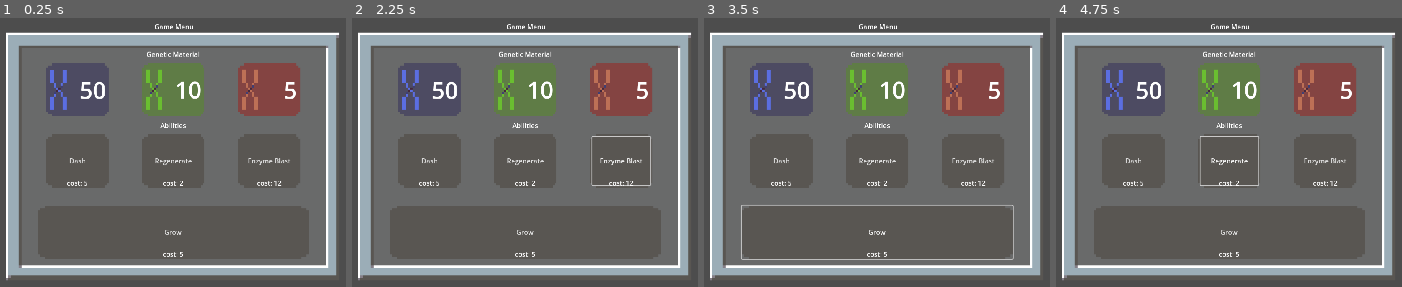
Above: before the commit, frames 1-4 (left to right).
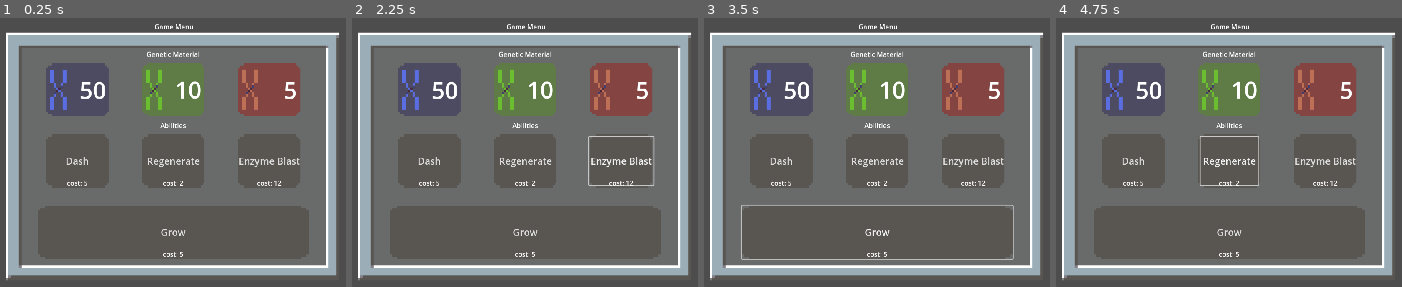
Above: after the commit, the same moments.

Repository: Ethan-D-S/primordial
Game: Godot game, scene res://prototype/gameUI.tscn
The game is run twice, just before and just after one commit, with the same random seed, the same clock (stepped at 60 frames per second) and the same inputs. This scene is started directly instead of the project's main scene. The engine's default icon, where the game draws it, is replaced by a stand-in: a white triangle on a blue panel in a dark square.
Inputs:
- Up to frame 1 (0.25 s): no input
- Up to frame 2 (2.25 s): click "Dash" at 0.5 s; click "Regenerate" at 1.25 s; click "Enzyme Blast" at 2 s
- Up to frame 3 (3.5 s): click "Grow" at 2.75 s
- Up to frame 4 (4.75 s): click "Dash" at 3.5 s; click "Regenerate" at 4.25 s

The runs differ from the first frame. In frame 1, 0.7% of the frame differs, in the area x 19-87%, y 51-82%; in frame 2, 0.9%, in the area x 19-88%, y 43-82%; in frame 3, 0.7%; in frame 4, 0.7%.

Commit message:
stripped fluff from game manager

Diff:
--- a/creatures/player/player.gd
+++ b/creatures/player/player.gd
@@ -58,7 +58,7 @@
 			emit_signal("state_changed", value)
 
 func _ready():
-	GameManager.restore_player_state(self)
+
 	# in future: spawn at marker
 	# set position to center
 	global_position = spawn_position
@@ -123,7 +123,7 @@
 	emit_signal("grew")
 
 func die() -> void:
-	GameManager.player_dies(self, false)
+	GameManager.player_dies(self)
 
 # TODO: functionalize with can_eat, better grouping, creature data
 func _on_touch_area_entered(area: Area2D) -> void:
--- a/managers/game_manager.gd
+++ b/managers/game_manager.gd
@@ -4,8 +4,24 @@
 var player_mass: float = 1.0
 var player_energy: int = 2
 var player_stored_energy: int = 0
-var player_algae_gm: float = 0.0
-var player_wanderer_gm: float = 0.0
+
+var gm := {
+	# green
+	"algae": 0,
+	# blue
+	"wanderer": 0,
+	# red
+	"spitter": 0,
+}
+
+var abilities := {
+	"dash": {"unlocked": false, "cost_type": "wanderer", "cost": 5},
+	"regen": {"unlocked": false, "cost_type": "algae", "cost": 10},
+	"enzyme": {"unlocked": false, "cost_type": "spitter", "cost": 5},
+}
+
+var grow_cost := 5
+var grow_cost_mult := 1.5
 
 # biome
 var current_biome: String = "tide_pool"
@@ -21,24 +37,8 @@
 	current_biome = biome_key
 	get_tree().change_scene_to_file(LEVELS[biome_key])
 
-# save player state : use when exiting levels, or on death
-func save_player_state(player: CharacterBody2D) -> void:
-	player_mass = player.mass
-	player_energy = player.energy
-	player_stored_energy = player.stored_energy
-	player_algae_gm = player.algaeGM
-	player_wanderer_gm = player.wandererGM
 
-# restore player state : use when player is loaded
-func restore_player_state(player: CharacterBody2D) -> void:
-	player.mass = player_mass
-	player.energy = player_energy
-	player.stored_energy = player_stored_energy
-	player.algaeGM = player_algae_gm
-	player.wandererGM = player_wanderer_gm
 
-func player_dies(player: CharacterBody2D, save: bool = false) -> void:
-	if save:
-		save_player_state(player)
+func player_dies(player: CharacterBody2D) -> void:
 	# load game over screen?
 	go_to_biome(current_biome)
--- a/prototype/gameUI.tscn
+++ b/prototype/gameUI.tscn
@@ -26,7 +26,7 @@
 atlas = ExtResource("1_6d2cr")
 region = Rect2(152.964, 85.9428, 109.045, 22.0633)
 
-[node name="Control" type="Control"]
+[node name="GameMenuUI" type="Control"]
 layout_mode = 3
 anchors_preset = 15
 anchor_right = 1.0
@@ -34,7 +34,7 @@
 grow_horizontal = 2
 grow_vertical = 2
 
-[node name="TextureRect" type="TextureRect" parent="."]
+[node name="MenuBackground" type="TextureRect" parent="."]
 layout_mode = 1
 anchors_preset = 8
 anchor_left = 0.5
@@ -49,7 +49,7 @@
 grow_vertical = 2
 texture = SubResource("AtlasTexture_cp0iw")
 
-[node name="MarginContainer" type="MarginContainer" parent="TextureRect"]
+[node name="MarginContainer" type="MarginContainer" parent="MenuBackground"]
 layout_mode = 1
 anchors_preset = 15
 anchor_right = 1.0
@@ -61,26 +61,26 @@
 theme_override_constants/margin_right = 42
 theme_override_constants/margin_bottom = 40
 
-[node name="VBoxContainer" type="VBoxContainer" parent="TextureRect/MarginContainer"]
+[node name="VBoxContainer" type="VBoxContainer" parent="MenuBackground/MarginContainer"]
 layout_mode = 2
 theme_override_constants/separation = 10
 
-[node name="GMLabel" type="Label" parent="TextureRect/MarginContainer/VBoxContainer"]
+[node name="GMLabel" type="Label" parent="MenuBackground/MarginContainer/VBoxContainer"]
 layout_mode = 2
 text = "Genetic Material"
 horizontal_alignment = 1
 
-[node name="GM row" type="HBoxContainer" parent="TextureRect/MarginContainer/VBoxContainer"]
+[node name="GM row" type="HBoxContainer" parent="MenuBackground/MarginContainer/VBoxContainer"]
 layout_mode = 2
 theme_override_constants/separation = 80
 alignment = 1
 
-[node name="blueGM" type="TextureRect" parent="TextureRect/MarginContainer/VBoxContainer/GM row"]
+[node name="blueGM" type="TextureRect" parent="MenuBackground/MarginContainer/VBoxContainer/GM row"]
 custom_minimum_size = Vector2(150, 128)
 layout_mode = 2
 texture = SubResource("AtlasTexture_6d2cr")
 
-[node name="Label" type="Label" parent="TextureRect/MarginContainer/VBoxContainer/GM row/blueGM"]
+[node name="Label" type="Label" parent="MenuBackground/MarginContainer/VBoxContainer/GM row/blueGM"]
 layout_mode = 1
 anchors_preset = 6
 anchor_left = 1.0
@@ -96,12 +96,12 @@
 theme_override_font_sizes/font_size = 56
 text = "50"
 
-[node name="greenGM" type="TextureRect" parent="TextureRect/MarginContainer/VBoxContainer/GM row"]
+[node name="greenGM" type="TextureRect" parent="MenuBackground/MarginContainer/VBoxContainer/GM row"]
 custom_minimum_size = Vector2(150, 128)
 layout_mode = 2
 texture = SubResource("AtlasTexture_j821g")
 
-[node name="Label" type="Label" parent="TextureRect/MarginContainer/VBoxContainer/GM row/greenGM"]
+[node name="Label" type="Label" parent="MenuBackground/MarginContainer/VBoxContainer/GM row/greenGM"]
 layout_mode = 1
 anchors_preset = 6
 anchor_left = 1.0
@@ -117,12 +117,12 @@
 theme_override_font_sizes/font_size = 56
 text = "10"
 
-[node name="redGM" type="TextureRect" parent="TextureRect/MarginContainer/VBoxContainer/GM row"]
+[node name="redGM" type="TextureRect" parent="MenuBackground/MarginContainer/VBoxContainer/GM row"]
 custom_minimum_size = Vector2(150, 128)
 layout_mode = 2
 texture = SubResource("AtlasTexture_ddt51")
 
-[node name="Label" type="Label" parent="TextureRect/MarginContainer/VBoxContainer/GM row/redGM"]
+[node name="Label" type="Label" parent="MenuBackground/MarginContainer/VBoxContainer/GM row/redGM"]
 layout_mode = 1
 anchors_preset = 6
 anchor_left = 1.0
@@ -137,22 +137,22 @@
 theme_override_font_sizes/font_size = 56
 text = "5"
 
-[node name="AbilitiesLabel" type="Label" parent="TextureRect/MarginContainer/VBoxContainer"]
+[node name="AbilitiesLabel" type="Label" parent="MenuBackground/MarginContainer/VBoxContainer"]
 layout_mode = 2
 text = "Abilities"
 horizontal_alignment = 1
 
-[node name="AbilitiesRow" type="HBoxContainer" parent="TextureRect/MarginContainer/VBoxContainer"]
+[node name="AbilitiesRow" type="HBoxContainer" parent="MenuBackground/MarginContainer/VBoxContainer"]
 layout_mode = 2
 size_flags_horizontal = 4
 theme_override_constants/separation = 80
 
-[node name="Dash" type="TextureRect" parent="TextureRect/MarginContainer/VBoxContainer/AbilitiesRow"]
+[node name="Dash" type="TextureRect" parent="MenuBackground/MarginContainer/VBoxContainer/AbilitiesRow"]
 custom_minimum_size = Vector2(150, 128)
 layout_mode = 2
 texture = SubResource("AtlasTexture_4uxbk")
 
-[node name="Button" type="Button" parent="TextureRect/MarginContainer/VBoxContainer/AbilitiesRow/Dash"]
+[node name="Button" type="Button" parent="MenuBackground/MarginContainer/VBoxContainer/AbilitiesRow/Dash"]
 layout_mode = 1
 anchors_preset = 8
 anchor_left = 0.5
@@ -165,10 +165,11 @@
 offset_bottom = 58.0
 grow_horizontal = 2
 grow_vertical = 2
+theme_override_font_sizes/font_size = 23
 text = "Dash"
 flat = true
 
-[node name="Label" type="Label" parent="TextureRect/MarginContainer/VBoxContainer/AbilitiesRow/Dash"]
+[node name="Label" type="Label" parent="MenuBackground/MarginContainer/VBoxContainer/AbilitiesRow/Dash"]
 layout_mode = 1
 anchors_preset = 7
 anchor_left = 0.5
@@ -182,12 +183,12 @@
 grow_vertical = 0
 text = "cost: 5"
 
-[node name="Regen" type="TextureRect" parent="TextureRect/MarginContainer/VBoxContainer/AbilitiesRow"]
+[node name="Regen" type="TextureRect" parent="MenuBackground/MarginContainer/VBoxContainer/AbilitiesRow"]
 custom_minimum_size = Vector2(150, 128)
 layout_mode = 2
 texture = SubResource("AtlasTexture_4uxbk")
 
-[node name="Button" type="Button" parent="TextureRect/MarginContainer/VBoxContainer/AbilitiesRow/Regen"]
+[node name="Button" type="Button" parent="MenuBackground/MarginContainer/VBoxContainer/AbilitiesRow/Regen"]
 layout_mode = 1
 anchors_preset = 8
 anchor_left = 0.5
@@ -200,10 +201,11 @@
 offset_bottom = 58.0
 grow_horizontal = 2
 grow_vertical = 2
+theme_override_font_sizes/font_size = 23
 text = "Regenerate"
 flat = true
 
-[node name="Label" type="Label" parent="TextureRect/MarginContainer/VBoxContainer/AbilitiesRow/Regen"]
+[node name="Label" type="Label" parent="MenuBackground/MarginContainer/VBoxContainer/AbilitiesRow/Regen"]
 layout_mode = 1
 anchors_preset = 7
 anchor_left = 0.5
@@ -217,12 +219,12 @@
 grow_vertical = 0
 text = "cost: 2"
 
-[node name="Enzyme" type="TextureRect" parent="TextureRect/MarginContainer/VBoxContainer/AbilitiesRow"]
+[node name="Enzyme" type="TextureRect" parent="MenuBackground/MarginContainer/VBoxContainer/AbilitiesRow"]
 custom_minimum_size = Vector2(150, 128)
 layout_mode = 2
 texture = SubResource("AtlasTexture_4uxbk")
 
-[node name="Button" type="Button" parent="TextureRect/MarginContainer/VBoxContainer/AbilitiesRow/Enzyme"]
+[node name="Button" type="Button" parent="MenuBackground/MarginContainer/VBoxContainer/AbilitiesRow/Enzyme"]
 layout_mode = 1
 anchors_preset = 8
 anchor_left = 0.5
@@ -235,10 +237,11 @@
 offset_bottom = 58.0
 grow_horizontal = 2
 grow_vertical = 2
+theme_override_font_sizes/font_size = 23
 text = "Enzyme Blast"
 flat = true
 
-[node name="Label" type="Label" parent="TextureRect/MarginContainer/VBoxContainer/AbilitiesRow/Enzyme"]
+[node name="Label" type="Label" parent="MenuBackground/MarginContainer/VBoxContainer/AbilitiesRow/Enzyme"]
 layout_mode = 1
 anchors_preset = 7
 anchor_left = 0.5
@@ -252,32 +255,33 @@
 grow_vertical = 0
 text = "cost: 12"
 
-[node name="spacer" type="Label" parent="TextureRect/MarginContainer/VBoxContainer"]
+[node name="spacer" type="Label" parent="MenuBackground/MarginContainer/VBoxContainer"]
 layout_mode = 2
 horizontal_alignment = 1
 
-[node name="GrowRow" type="HBoxContainer" parent="TextureRect/MarginContainer/VBoxContainer"]
+[node name="GrowRow" type="HBoxContainer" parent="MenuBackground/MarginContainer/VBoxContainer"]
 layout_mode = 2
 size_flags_horizontal = 4
 size_flags_vertical = 4
 
-[node name="Grow" type="TextureRect" parent="TextureRect/MarginContainer/VBoxContainer/GrowRow"]
+[node name="Grow" type="TextureRect" parent="MenuBackground/MarginContainer/VBoxContainer/GrowRow"]
 custom_minimum_size = Vector2(650.36, 128)
 layout_mode = 2
 size_flags_vertical = 4
 texture = SubResource("AtlasTexture_jtfou")
 
-[node name="Button" type="Button" parent="TextureRect/MarginContainer/VBoxContainer/GrowRow/Grow"]
+[node name="Button" type="Button" parent="MenuBackground/MarginContainer/VBoxContainer/GrowRow/Grow"]
 layout_mode = 1
 anchors_preset = 15
 anchor_right = 1.0
 anchor_bottom = 1.0
 grow_horizontal = 2
 grow_vertical = 2
+theme_override_font_sizes/font_size = 23
 text = "Grow"
 flat = true
 
-[node name="Label" type="Label" parent="TextureRect/MarginContainer/VBoxContainer/GrowRow/Grow"]
+[node name="Label" type="Label" parent="MenuBackground/MarginContainer/VBoxContainer/GrowRow/Grow"]
 layout_mode = 1
 anchors_preset = 7
 anchor_left = 0.5
@@ -291,7 +295,7 @@
 grow_vertical = 0
 text = "cost: 5"
 
-[node name="MenuLabel" type="Label" parent="TextureRect"]
+[node name="MenuLabel" type="Label" parent="MenuBackground"]
 layout_mode = 0
 offset_left = 356.0
 offset_top = -26.0
